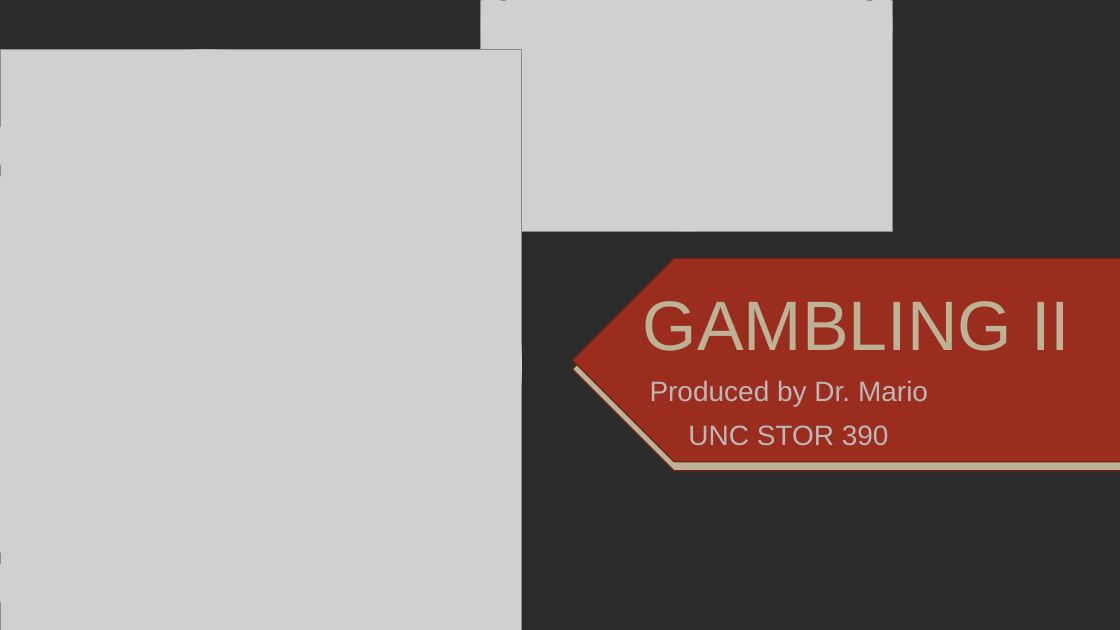
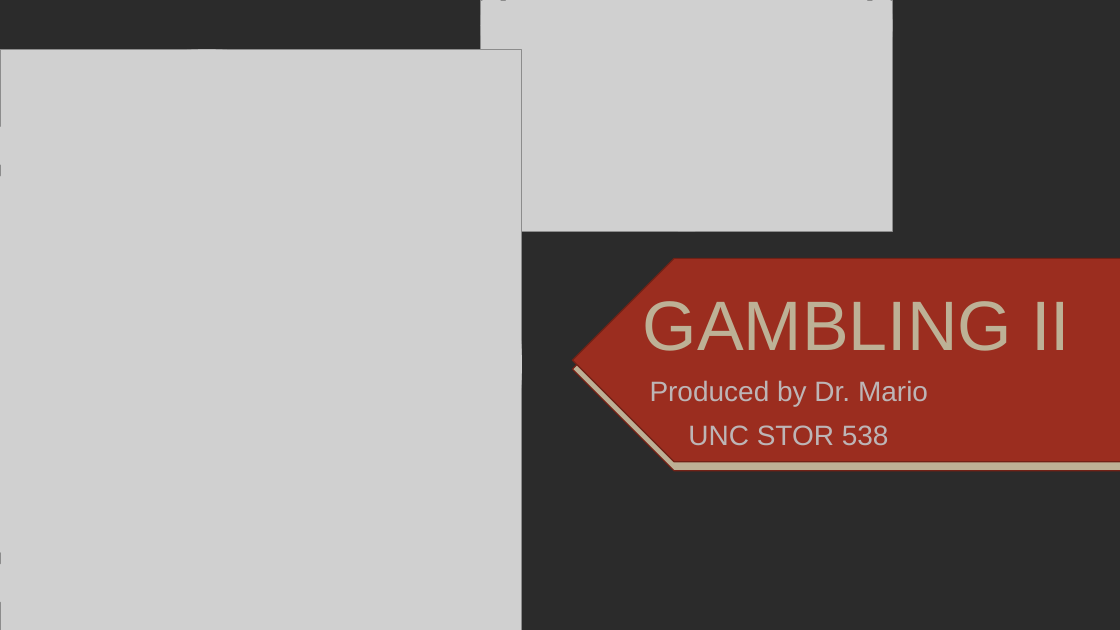
Before and after one commit to SuperMarioGiacomazzo/STOR538_WEBSITE, a slide deck: slide 1 of Slides/Gambling 2/Gambling_2_Lecture.pptx. Drawn at 1120x630 pixels with LibreOffice and Linux fonts; fonts in the diff are those of the drawing; grey boxes stand for pictures; background and template pictures are left out; a plain dark background stands for a picture behind light text. Boxes give left, top, right and bottom in pixels: in the first picture for what was removed or moved away, otherwise in the second. Text is boxed around its words. In the diff, an @@ line names an element or a change of style, - is before the commit and + after.

```diff
--- a/Slides/Gambling 2/Gambling_2_Lecture.pptx
+++ b/Slides/Gambling 2/Gambling_2_Lecture.pptx
@@ subtitle at <box>688,425,889,445</box>: text changed @@
-UNC STOR 390
+UNC STOR 538
```
Also in this commit, not shown: 2 other files.
